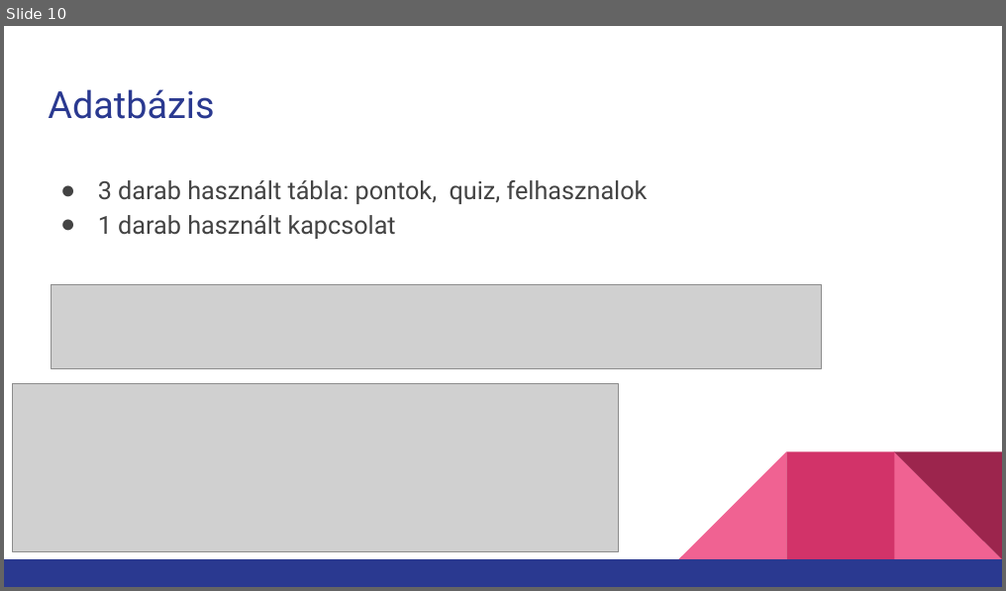
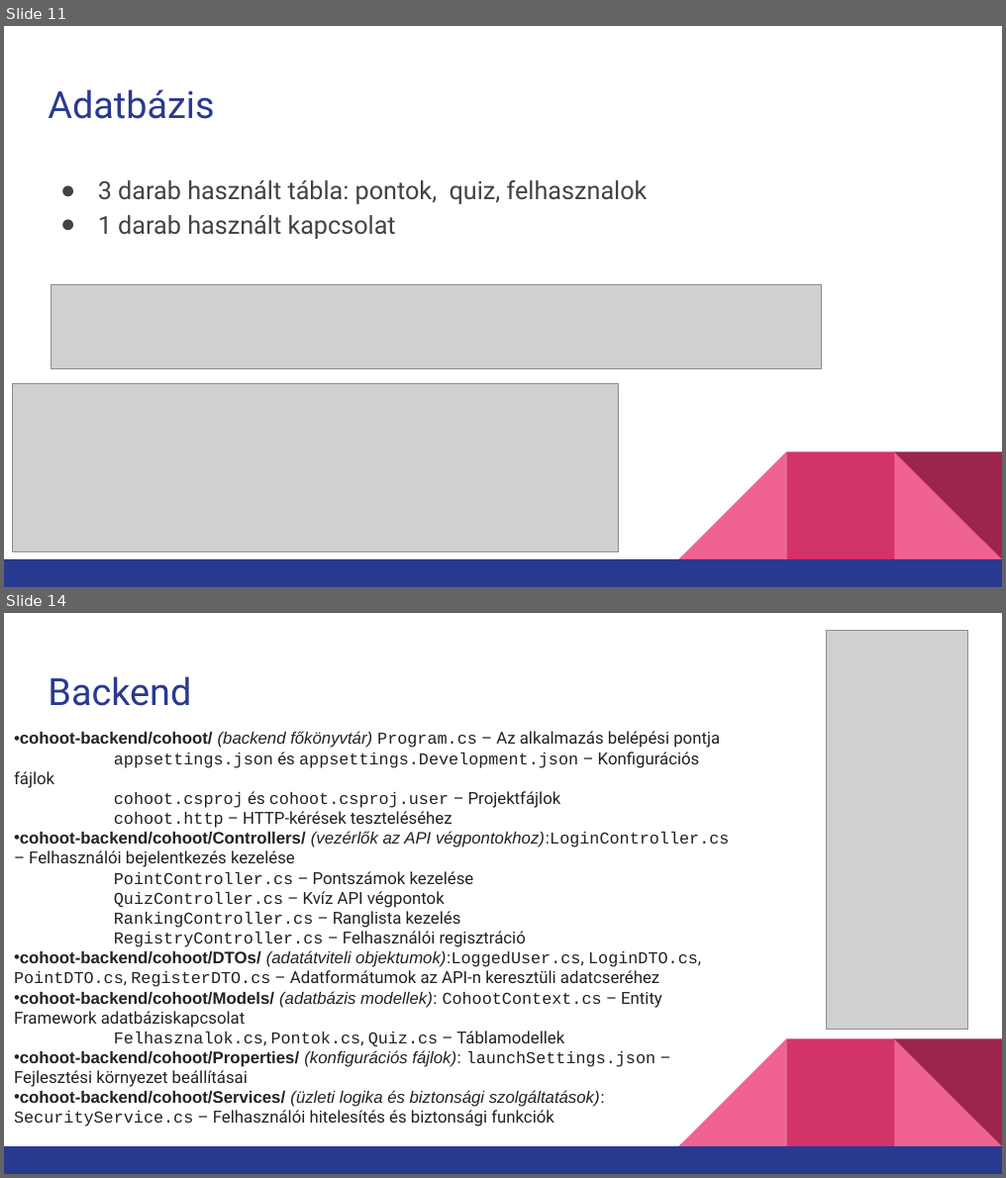
Before and after one commit to kocsisg1/cohoot, a slide deck: Cohoot.pptx. Shown one above the other, each under a label of ours: slide 10 before the commit, slides 11 and 14 after it; the slides between them are not shown. The pictures are 1006x591 and 1006x1178 pixels, drawn with LibreOffice and Linux fonts; fonts in the diff are those of the drawing; grey boxes stand for pictures. Boxes give left, top, right and bottom in pixels: in the first picture for what was removed or moved away, otherwise in the second. Text is boxed around its words. In the diff, an @@ line names an element or a change of style, - is before the commit and + after.

```diff
--- a/Cohoot.pptx
+++ b/Cohoot.pptx
@@ slide 14 added at [4,613,1002,1174], background #FFFFFF; not listed: 5 template elements that a slide beside it also shows @@
@@ picture added at [827,631,968,1029] @@
@@ title added at [48,676,191,706], 27 pt, text #2A3990 @@
+Backend
@@ text added at [14,731,729,1127], 12 pt, text #222222 @@
+• cohoot-backend/cohoot/ (backend főkönyvtár) Program.cs – Az alkalmazás belépési pontja
+appsettings.json és appsettings.Development.json – Konfigurációs fájlok
+cohoot.csproj és cohoot.csproj.user – Projektfájlok
+cohoot.http – HTTP-kérések teszteléséhez
+• cohoot-backend/cohoot/Controllers/ (vezérlők az API végpontokhoz):LoginController.cs – Felhasználói bejelentkezés kezelése
+PointController.cs – Pontszámok kezelése
+QuizController.cs – Kvíz API végpontok
+RankingController.cs – Ranglista kezelés
+RegistryController.cs – Felhasználói regisztráció
+• cohoot-backend/cohoot/DTOs/ (adatátviteli objektumok):LoggedUser.cs, LoginDTO.cs, PointDTO.cs, RegisterDTO.cs – Adatformátumok az API-n keresztüli adatcseréhez
+• cohoot-backend/cohoot/Models/ (adatbázis modellek): CohootContext.cs – Entity Framework adatbáziskapcsolat
+Felhasznalok.cs, Pontok.cs, Quiz.cs – Táblamodellek
+• cohoot-backend/cohoot/Properties/ (konfigurációs fájlok): launchSettings.json – Fejlesztési környezet beállításai
+• cohoot-backend/cohoot/Services/ (üzleti logika és biztonsági szolgáltatások): SecurityService.cs – Felhasználói hitelesítés és biztonsági funkciók
@@ what was slide 10 is now slide 11 @@
```
Also in this commit, not shown: 4 slides changed, 7 other slides added, 5 slides removed.
